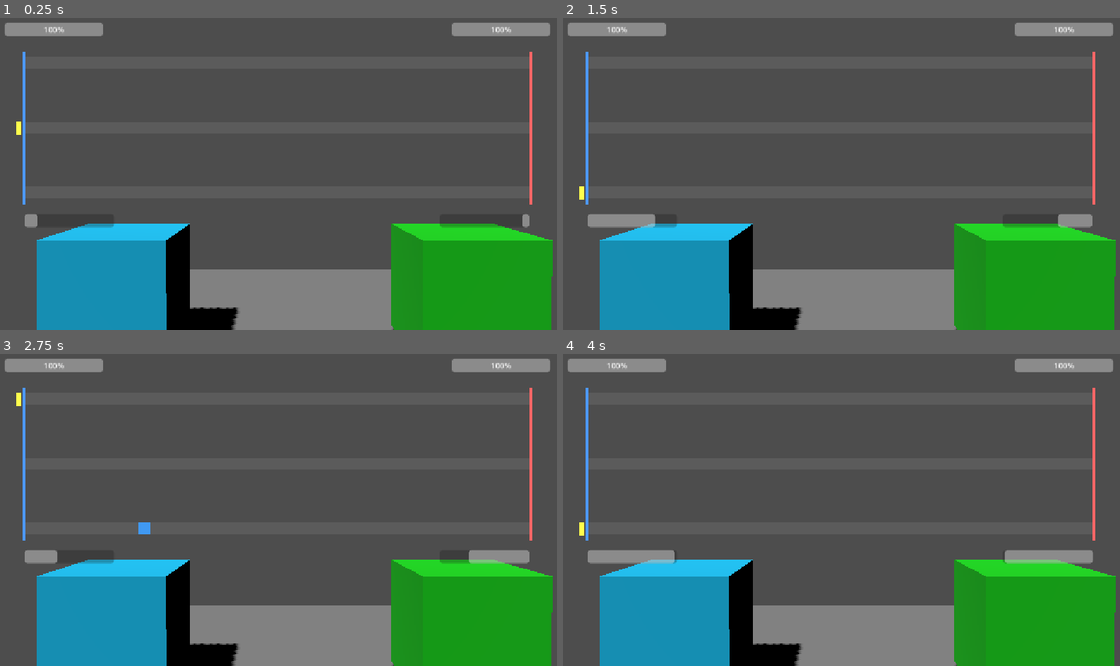
Above: before the commit, frames 1-4 (two rows, left to right).
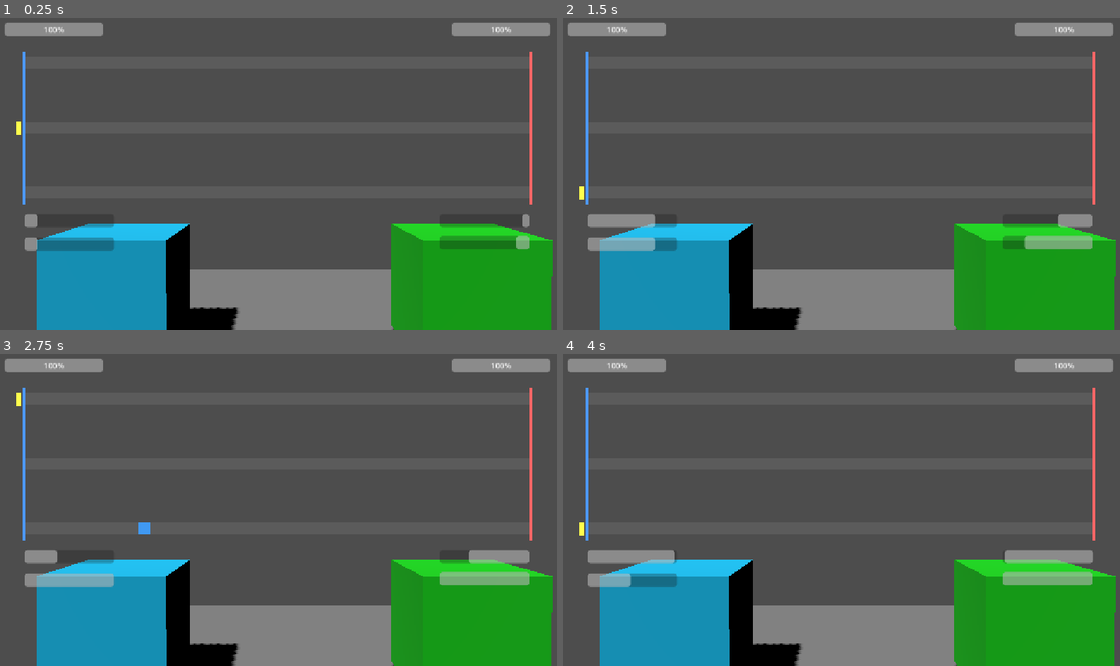
Above: after the commit, the same moments.

Repository: Raphael-Gregori/JamJam
Game: Godot game, scene res://main_scene.tscn
Two runs of this game, one before a commit and one after it. Both use one fixed random seed, a clock stepped at 60 frames per second and the inputs below.
Inputs:
- Up to frame 1 (0.25 s): no input
- Up to frame 2 (1.5 s): hold W (lane_select_up) 0.53-1.28 s; hold D (combat_action_fast) 0.53-1.28 s; tap Space (combat_dodge) at 0.8, 1.35 s; hold S (lane_select_down) from 1.28 s (still down)
- Up to frame 3 (2.75 s): tap A (combat_parry) at 1.55 s; release S (lane_select_down) at 2.03 s; hold W (lane_select_up) from 2.03 s (still down); hold A (combat_parry) from 2.03 s (still down); tap D (combat_action_fast) at 2.3 s
- Up to frame 4 (4 s): release A (combat_parry) at 2.78 s; tap D (combat_action_fast) at 2.85 s; tap Space (combat_dodge) at 3.05 s; release W (lane_select_up) at 3.53 s; hold S (lane_select_down) from 3.53 s (still down); hold Space (combat_dodge) from 3.53 s (still down); tap A (combat_parry) at 3.8 s

The runs differ from the first frame. In frame 1, 1.4% of the frame differs, in the area x 4-96%, y 69-75%; in frame 2, 1.4%; in frame 3, 1.4%; in frame 4, 1.4%.

Commit message:
add the dodge

Diff:
--- a/jamjam_godot_project/nouveau-projet-de-jeu/Script/p_1.gd
+++ b/jamjam_godot_project/nouveau-projet-de-jeu/Script/p_1.gd
@@ -6,19 +6,25 @@
 @export var _CURRENT_HP=15
 @export var _START_HP = 15
 
-### Force that will be used to damage
+### Force
+##Force that will be used to damage
 @export var _FORCE = 1
 
 ### Agility of the player.
 @export var _AGILITY = 1
 @export var _REGEN_DODGE = 0.5
 
+### Dodge charge: regenerates at _REGEN_DODGE units/sec, dodge fires (and
+### consumes the charge) once it reaches _DODGE_MAX.
+@export var _DODGE_MAX = 1.0
+@export var _CURRENT_DODGE = 0.0
+
 ### Speed of the player.
 @export var _SPEED = 350
 @export var _REGEN_ATK = 0.5
 
-### ATK charge: regenerates at _REGEN_ATK units/sec, attack fires (and
-### consumes the charge) once it reaches _ATK_MAX.
+### ATK charge
+## regenerates at _REGEN_ATK units/sec, attack fires (and consumes the charge) once it reaches _ATK_MAX.
 @export var _ATK_MAX = 1.0
 @export var _CURRENT_ATK = 0.0
 
@@ -31,6 +37,7 @@
 # Called every frame. 'delta' is the elapsed time since the previous frame.
 func _process(delta: float) -> void:
 	_CURRENT_ATK = min(_CURRENT_ATK + _REGEN_ATK * delta, _ATK_MAX)
+	_CURRENT_DODGE = min(_CURRENT_DODGE + _REGEN_DODGE * delta, _DODGE_MAX)
 
 
 func _take_damage(damage: float):
@@ -46,3 +53,11 @@
 
 func _consume_atk() -> void:
 	_CURRENT_ATK = 0.0
+
+
+func _is_dodge_ready() -> bool:
+	return _CURRENT_DODGE >= _DODGE_MAX
+
+
+func _consume_dodge() -> void:
+	_CURRENT_DODGE = 0.0
--- a/jamjam_godot_project/nouveau-projet-de-jeu/Script/p_2.gd
+++ b/jamjam_godot_project/nouveau-projet-de-jeu/Script/p_2.gd
@@ -6,12 +6,18 @@
 @export var _CURRENT_HP = 15
 @export var _START_HP = 15
 
-### Force that will be used to damage
+### Force
+##Force that will be used to damage
 @export var _FORCE = 1
 
 ### Agility of the player.
 @export var _AGILITY = 1
 @export var _REGEN_DODGE = 0.5
+
+### Dodge charge: regenerates at _REGEN_DODGE units/sec, dodge fires (and
+### consumes the charge) once it reaches _DODGE_MAX.
+@export var _DODGE_MAX = 1.0
+@export var _CURRENT_DODGE = 0.0
 
 ### Speed of the player.
 @export var _SPEED = 350
@@ -31,6 +37,7 @@
 # Called every frame. 'delta' is the elapsed time since the previous frame.
 func _process(delta: float) -> void:
 	_CURRENT_ATK = min(_CURRENT_ATK + _REGEN_ATK * delta, _ATK_MAX)
+	_CURRENT_DODGE = min(_CURRENT_DODGE + _REGEN_DODGE * delta, _DODGE_MAX)
 
 func _take_damage(damage: float):
 	if damage > 0:
@@ -45,3 +52,11 @@
 
 func _consume_atk() -> void:
 	_CURRENT_ATK = 0.0
+
+
+func _is_dodge_ready() -> bool:
+	return _CURRENT_DODGE >= _DODGE_MAX
+
+
+func _consume_dodge() -> void:
+	_CURRENT_DODGE = 0.0
--- a/jamjam_godot_project/nouveau-projet-de-jeu/Script/turn.gd
+++ b/jamjam_godot_project/nouveau-projet-de-jeu/Script/turn.gd
@@ -29,6 +29,8 @@
 @export var lane_height := 24.0
 @export var lane_area_top_ratio := 0.158 ## # lane rows occupy this vertical band of the viewport...
 @export var lane_area_bottom_ratio := 0.566 ## # ...from top_ratio to bottom_ratio (0 = top, 1 = bottom)
+### how close (in px) an enemy action must be to the player's hitbox for a dodge to nullify it
+@export var dodge_range := 40.0
 
 ### The 3D unit stat blocks this combat overlay reports damage to - repoint
 ### these in the Inspector if P1/P2 ever move elsewhere in the tree. Resolved
@@ -51,6 +53,8 @@
 @onready var enemy_hp_bar: ProgressBar = $EnemyHPBar
 @onready var player_atk_bar: ProgressBar = $P1_ATK_Regen
 @onready var enemy_atk_bar: ProgressBar = $P2_ATK_Regen
+@onready var player_dodge_bar: ProgressBar = $P1_DODGE_Regen
+@onready var enemy_dodge_bar: ProgressBar = $P2_DODGE_Regen
 @onready var result_label: Label = $ResultLabel
 
 # Y position of each lane, computed once in _ready() from the viewport size.
@@ -87,6 +91,10 @@
 	enemy_atk_bar.max_value = enemy_unit._ATK_MAX
 	player_atk_bar.value = player_unit._CURRENT_ATK
 	enemy_atk_bar.value = enemy_unit._CURRENT_ATK
+	player_dodge_bar.max_value = player_unit._DODGE_MAX
+	enemy_dodge_bar.max_value = enemy_unit._DODGE_MAX
+	player_dodge_bar.value = player_unit._CURRENT_DODGE
+	enemy_dodge_bar.value = enemy_unit._CURRENT_DODGE
 	result_label.visible = false
 
 # Lay out the 3 lanes and the two edge thresholds from the current viewport size,
@@ -118,10 +126,12 @@
 	_update_lane_highlight()
 
 
-# combat_action_fast spawns a Fast Strike, combat_parry spawns a Defense, both
-# on whichever lane is currently selected (see _update_selected_lane) and
-# both gated by the same ATK charge (see p_1.gd/p_2.gd) - a parry costs a
-# strike's worth of charge just like an attack does.
+# combat_action_fast spawns a Fast Strike, combat_parry spawns a Defense -
+# both on whichever lane is currently selected (see _update_selected_lane)
+# and both gated by the same ATK charge (see p_1.gd/p_2.gd), a parry costing
+# a strike's worth of charge just like an attack does. combat_dodge instead
+# acts across every lane at once, gated by its own separate dodge charge -
+# see _resolve_dodge.
 func _unhandled_input(event: InputEvent) -> void:
 	if not combat_active:
 		return
@@ -133,6 +143,10 @@
 		if player_unit._is_atk_ready():
 			player_unit._consume_atk()
 			_spawn_action(selected_lane, "player", "defense")
+	elif event.is_action_pressed("combat_dodge"):
+		if player_unit._is_dodge_ready():
+			player_unit._consume_dodge()
+			_resolve_dodge()
 
 
 # Hold-based lane select: Z (lane_select_up) pins the selector to the top
@@ -209,6 +223,8 @@
 		enemy_flash_t = max(enemy_flash_t - delta, 0.0)
 	player_atk_bar.value = player_unit._CURRENT_ATK
 	enemy_atk_bar.value = enemy_unit._CURRENT_ATK
+	player_dodge_bar.value = player_unit._CURRENT_DODGE
+	enemy_dodge_bar.value = enemy_unit._CURRENT_DODGE
 	# Multiplies the authored hitbox color towards white while its flash timer is active.
 	player_hitbox.modulate = Color(1, 1, 1).lerp(Color(2.5, 2.5, 2.5), player_flash_t / 0.15)
 	enemy_hitbox.modulate = Color(1, 1, 1).lerp(Color(2.5, 2.5, 2.5), enemy_flash_t / 0.15)
@@ -291,6 +307,20 @@
 		actions.remove_at(idx)
 
 
+# Instant, all-lane panic button: nullifies every enemy action (in any lane)
+# that's currently within dodge_range of the player's hitbox (left_edge_x),
+# with no damage dealt - unlike a Defense, this only saves you if the strike
+# is already right on top of you, not one still crossing the field.
+func _resolve_dodge() -> void:
+	var i := actions.size() - 1
+	while i >= 0:
+		var dict_actions: Dictionary = actions[i]
+		if dict_actions["side"] == "enemy" and dict_actions["x"] - left_edge_x <= dodge_range:
+			dict_actions["node"].queue_free()
+			actions.remove_at(i)
+		i -= 1
+
+
 # Applies damage via the unit's own _take_damage() and triggers the hitbox
 # flash. Player actions damage the enemy (reached the right/enemy edge) and
 # vice versa. HP bars read back from the unit after damage so they never
--- a/jamjam_godot_project/nouveau-projet-de-jeu/main_scene.tscn
+++ b/jamjam_godot_project/nouveau-projet-de-jeu/main_scene.tscn
@@ -178,6 +178,14 @@
 offset_bottom = 438.0
 show_percentage = false
 
+[node name="P1_DODGE_Regen" type="ProgressBar" parent="CombatHUD/Root" unique_id=1997099412]
+layout_mode = 0
+offset_left = 60.0
+offset_top = 459.0
+offset_right = 243.144
+offset_bottom = 486.0
+show_percentage = false
+
 [node name="P2_ATK_Regen" type="ProgressBar" parent="CombatHUD/Root" unique_id=337752198]
 layout_mode = 0
 offset_left = 907.0
@@ -186,3 +194,12 @@
 offset_bottom = 438.0
 fill_mode = 1
 show_percentage = false
+
+[node name="P2_DODGE_Regen" type="ProgressBar" parent="CombatHUD/Root" unique_id=1816943346]
+layout_mode = 0
+offset_left = 907.0
+offset_top = 456.0
+offset_right = 1090.144
+offset_bottom = 483.0
+fill_mode = 1
+show_percentage = false
